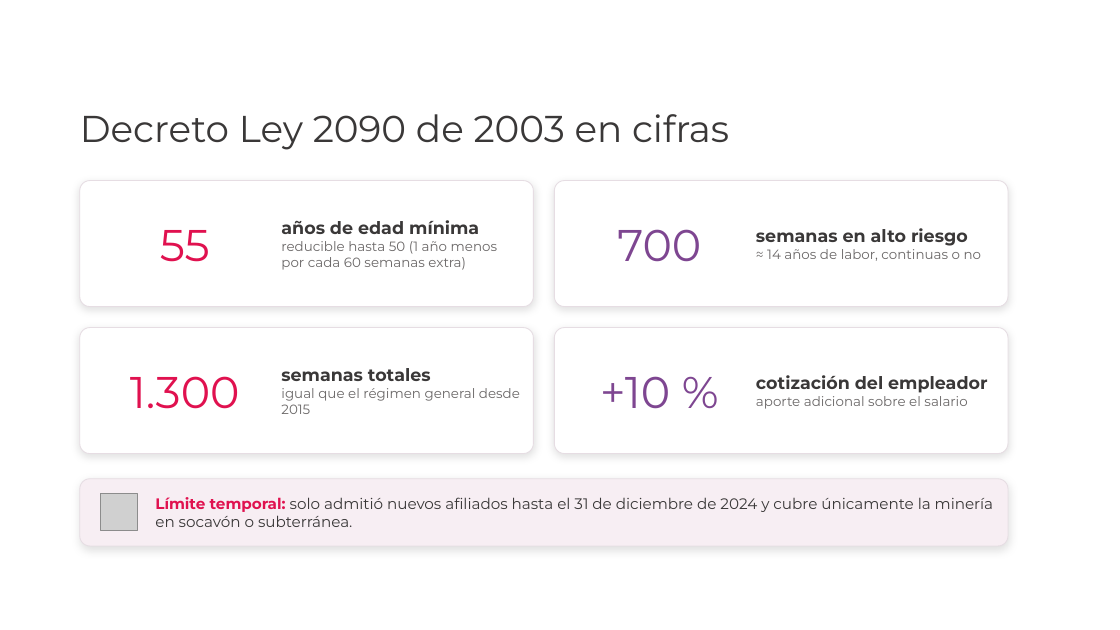
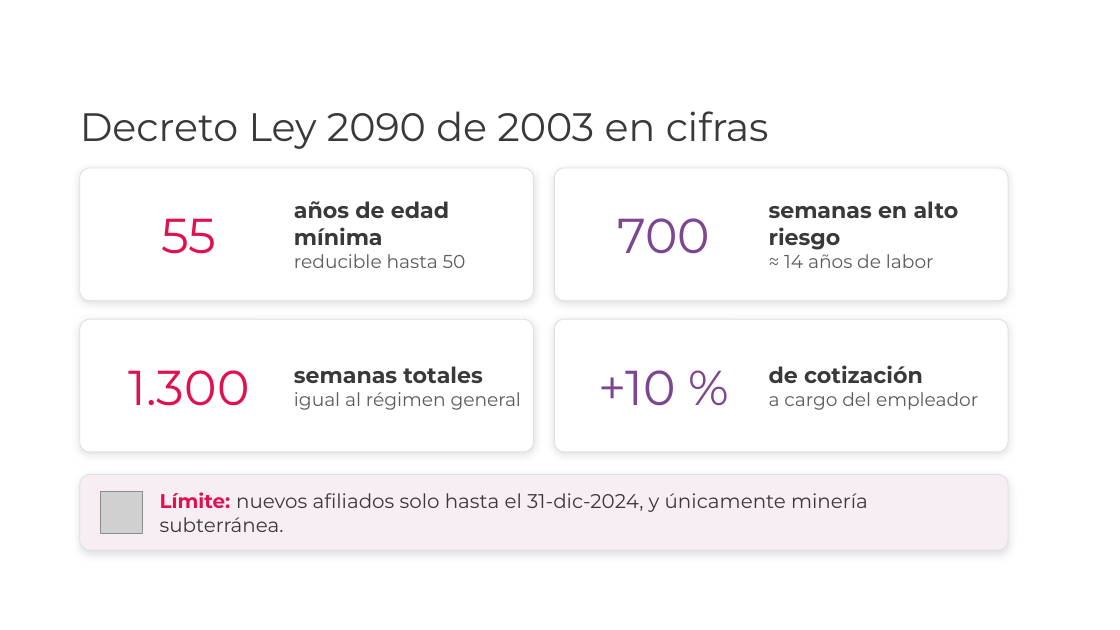
Before and after one commit to davidpinto01222003-jpg/EXTRAPROCESAL, a slide deck: slide 11 of sustentacion/Sustentacion_Pensiones_Riesgos_Laborales_Mineria_UPB.pptx. Drawn at 1120x630 pixels with LibreOffice and Linux fonts; fonts in the diff are those of the drawing; grey boxes stand for pictures; background and template pictures are left out. Boxes give left, top, right and bottom in pixels: in the first picture for what was removed or moved away, otherwise in the second. Text is boxed around its words. In the diff, an @@ line names an element or a change of style, - is before the commit and + after.

```diff
--- a/sustentacion/Sustentacion_Pensiones_Riesgos_Laborales_Mineria_UPB.pptx
+++ b/sustentacion/Sustentacion_Pensiones_Riesgos_Laborales_Mineria_UPB.pptx
@@ text "Decreto Ley 2090 de 2003 ..." at (80, 111, 769, 149): size 32 to 34 pt @@
@@ rounded rectangle: place and size @@
-rounded rectangle at (80, 181, 534, 307)
+rounded rectangle at (80, 168, 534, 301)
@@ proportions changed in 5 elements at (80, 475, 1008, 550), (80, 319, 534, 452), (555, 319, 1008, 452), (80, 168, 534, 301), (555, 168, 1008, 301) @@
@@ rounded rectangle: place and size @@
-rounded rectangle at (555, 181, 1008, 307)
+rounded rectangle at (555, 168, 1008, 301)
@@ text "55": place and size @@
-text "55" at (160, 230, 210, 262)
+text "55" at (161, 218, 216, 254)
@@ text at (294, 201, 449, 245): size 15 to 19 pt in "años de edad mínima" @@
@@ text "años de edad mínima": place and size @@
-text "años de edad mínima" at (281, 220, 497, 270)
+text "años de edad mínima" at (294, 201, 466, 268)
@@ size 38 to 42 pt in 4 elements at (128, 370, 249, 406), (598, 370, 675, 406), (161, 218, 216, 254), (617, 218, 710, 254) @@
@@ text "700": place and size @@
-text "700" at (617, 229, 701, 262)
+text "700" at (617, 218, 710, 254)
@@ text at (769, 201, 959, 250): size 15 to 19 pt in "semanas en alto riesgo" @@
@@ text "semanas en alto riesgo": place and size @@
-text "semanas en alto riesgo" at (756, 228, 982, 261)
+text "semanas en alto riesgo" at (769, 201, 959, 268)
@@ text at (294, 254, 466, 268): text changed; size 11.5 to 16 pt; text colour #6B6868 to #5E5B5B @@
-reducible hasta 50 (1 año menos por cada 60 semanas extra)
+reducible hasta 50
@@ text at (784, 254, 934, 268): text changed; size 11.5 to 16 pt; text colour #6B6868 to #5E5B5B @@
-≈ 14 años de labor, continuas o no
+≈ 14 años de labor
@@ rounded rectangle: place and size @@
-rounded rectangle at (80, 328, 534, 454)
+rounded rectangle at (80, 319, 534, 452)
@@ rounded rectangle: place and size @@
-rounded rectangle at (555, 328, 1008, 454)
+rounded rectangle at (555, 319, 1008, 452)
@@ text "semanas totales": place and size @@
-text "semanas totales" at (281, 368, 520, 414)
+text "semanas totales" at (294, 366, 521, 410)
@@ text at (294, 366, 482, 383): size 15 to 19 pt in "semanas totales" @@
@@ text at (769, 365, 978, 410): text changed; size 11.5 to 16 pt; text colour #6B6868 to #5E5B5B @@
-cotización del empleador
-aporte adicional sobre el salario
+de cotización
+a cargo del empleador
@@ text at (294, 392, 521, 410): text changed; size 11.5 to 16 pt; text colour #6B6868 to #5E5B5B @@
-igual que el régimen general desde 2015
+igual al régimen general
@@ rounded rectangle: place and size @@
-rounded rectangle at (80, 479, 1008, 546)
+rounded rectangle at (80, 475, 1008, 550)
@@ picture: place and size @@
-picture at (101, 494, 138, 531)
+picture at (101, 492, 143, 534)
@@ text at (160, 492, 868, 532): text changed; size 13 to 17 pt @@
-Límite temporal: solo admitió nuevos afiliados hasta el 31 de diciembre de 2024 y cubre únicamente la minería en socavón o subterránea.
+Límite: nuevos afiliados solo hasta el 31-dic-2024, y únicamente minería subterránea.
```
Also in this commit, not shown: 23 other slides changed, 1 slide added, 1 other file.
